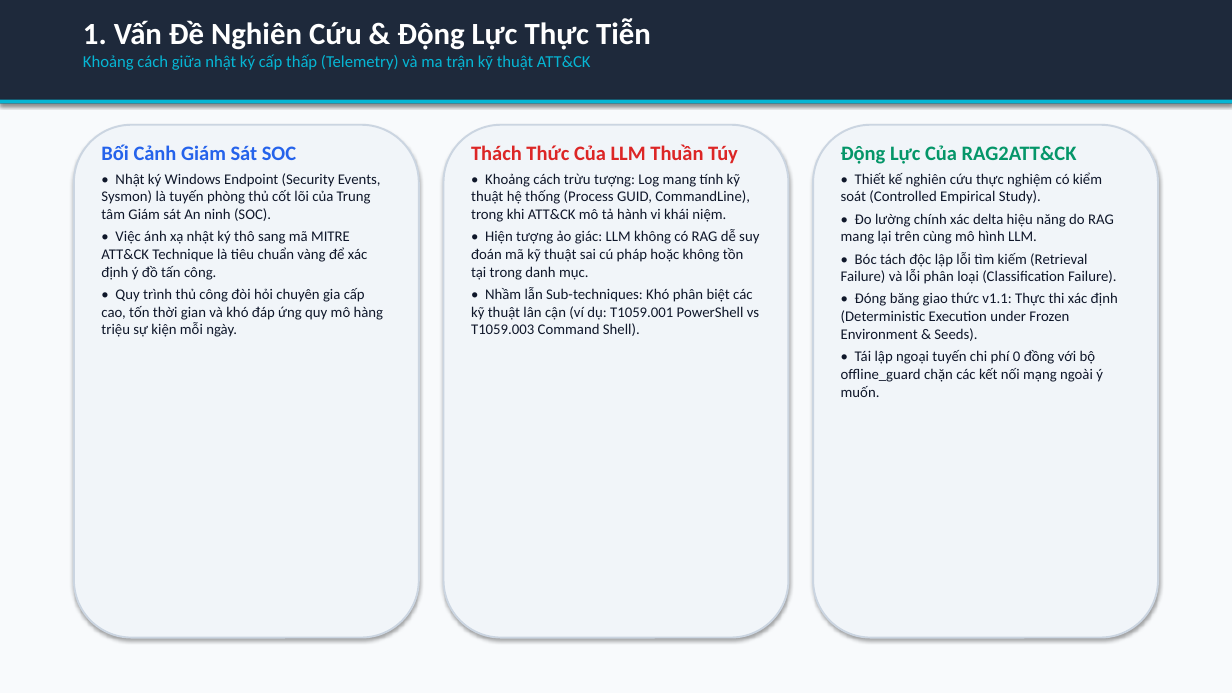
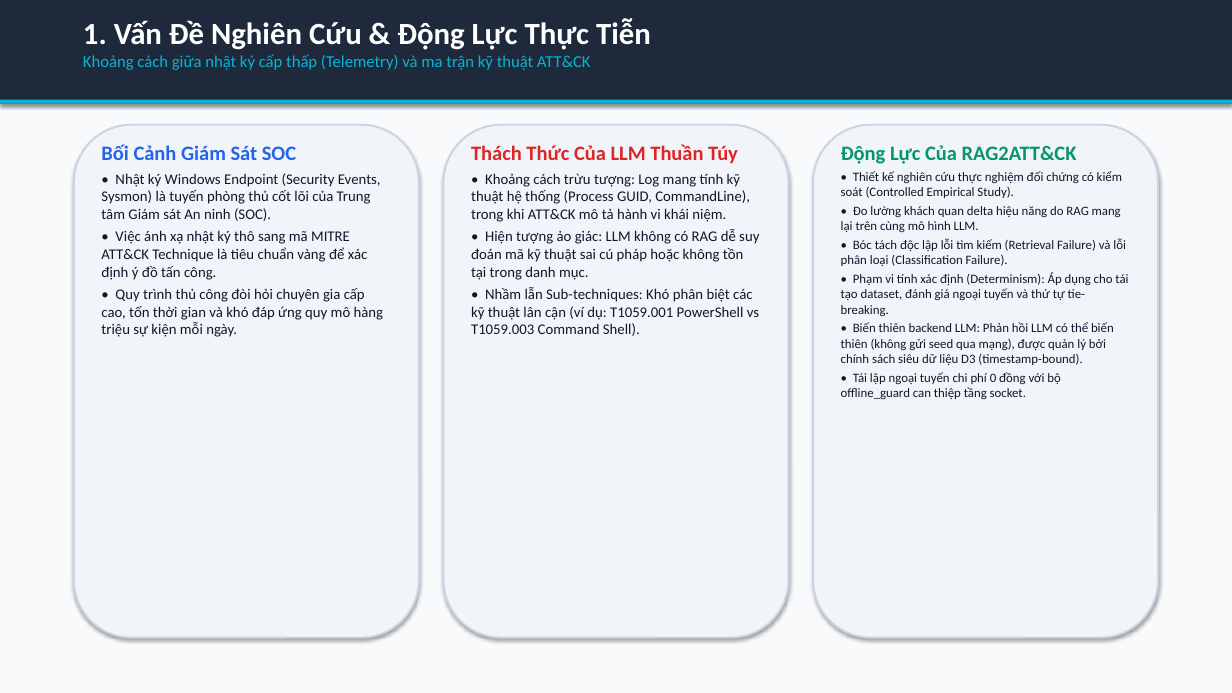
Before and after one commit to habachcp6/RAG2ATTCK, a slide deck: slide 2 of docs/presentation/slides.pptx. Drawn at 1232x693 pixels with LibreOffice and Linux fonts; fonts in the diff are those of the drawing. Boxes give left, top, right and bottom in pixels: in the first picture for what was removed or moved away, otherwise in the second. Text is boxed around its words. In the diff, an @@ line names an element or a change of style, - is before the commit and + after.

Commit message:
fix(presentation): clarify determinism scope and clean up title slide per D_CLARIFICATION

```diff
--- a/docs/presentation/slides.pptx
+++ b/docs/presentation/slides.pptx
@@ text at (841, 171, 1122, 232): text changed; size 11.5 to 10 pt @@
-• Thiết kế nghiên cứu thực nghiệm có kiểm soát (Controlled Empirical Study).
-• Đo lường chính xác delta hiệu năng do RAG mang lại trên cùng mô hình LLM.
+• Thiết kế nghiên cứu thực nghiệm đối chứng có kiểm soát (Controlled Empirical Study).
+• Đo lường khách quan delta hiệu năng do RAG mang lại trên cùng mô hình LLM.
@@ text at (841, 238, 1126, 266): size 11.5 to 10 pt in "• Bóc tách độc lập lỗi tìm ..."; less space between paragraphs @@
@@ text at (841, 272, 1128, 399): text changed; size 11.5 to 10 pt @@
-• Đóng băng giao thức v1.1: Thực thi xác định (Deterministic Execution under Frozen Environment & Seeds).
-• Tái lập ngoại tuyến chi phí 0 đồng với bộ offline_guard chặn các kết nối mạng ngoài ý muốn.
+• Phạm vi tính xác định (Determinism): Áp dụng cho tái tạo dataset, đánh giá ngoại tuyến và thứ tự tie-breaking.
+• Biến thiên backend LLM: Phản hồi LLM có thể biến thiên (không gửi seed qua mạng), được quản lý bởi chính sách siêu dữ liệu D3 (timestamp-bound).
+• Tái lập ngoại tuyến chi phí 0 đồng với bộ offline_guard can thiệp tầng socket.
```
Also in this commit, not shown: 1 other slide changed, 4 other files.
